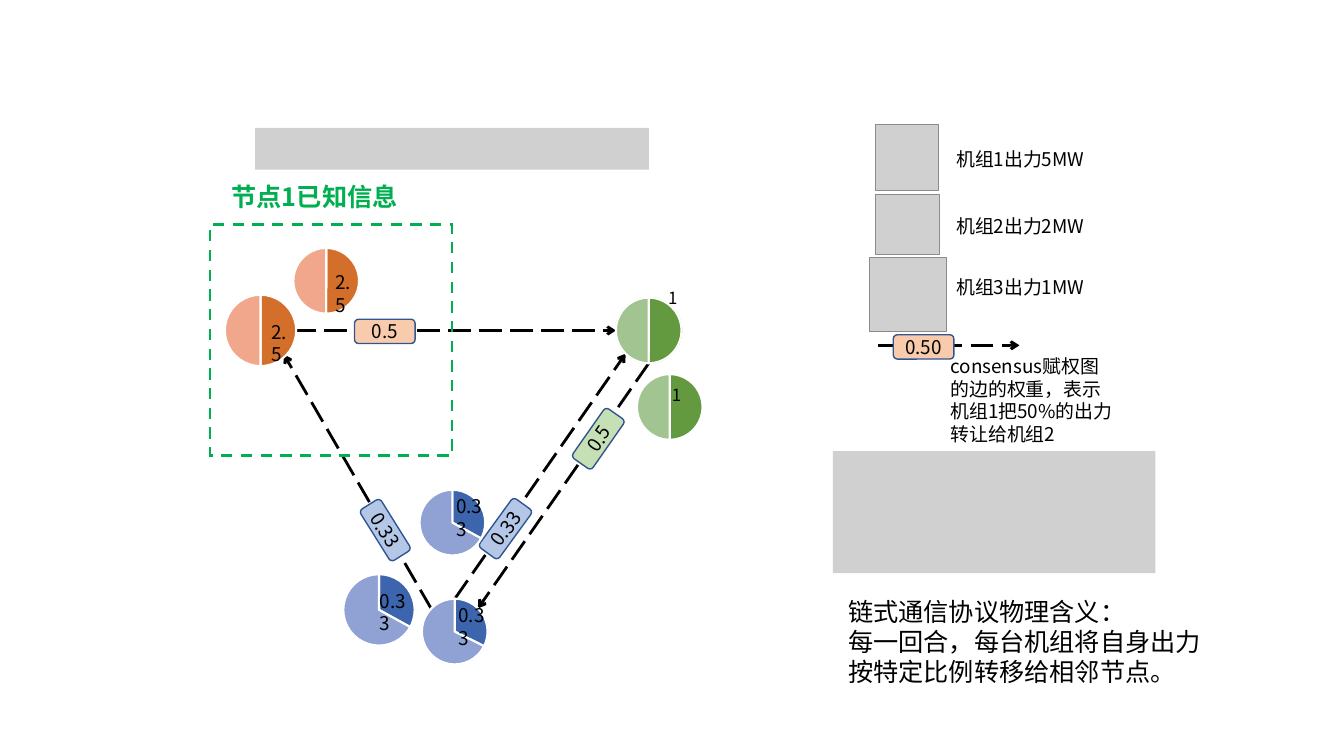
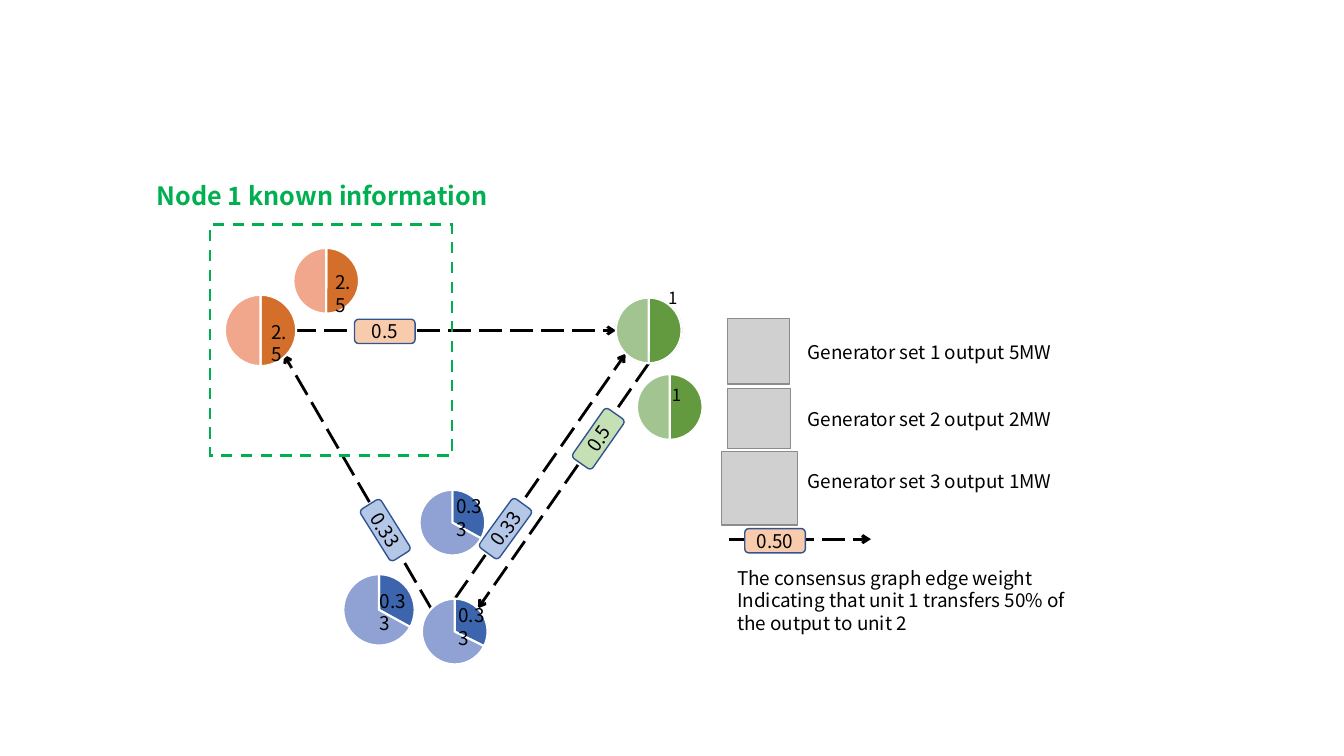
Before and after one commit to TingliangZhang/Misaka-Conference, a slide deck: slide 3 of figures/Illustration.pptx. Drawn at 1344x756 pixels with LibreOffice and Linux fonts; fonts in the diff are those of the drawing; grey boxes stand for pictures. Boxes give left, top, right and bottom in pixels: in the first picture for what was removed or moved away, otherwise in the second. Text is boxed around its words. In the diff, an @@ line names an element or a change of style, - is before the commit and + after.

Commit message:
PPT

```diff
--- a/figures/Illustration.pptx
+++ b/figures/Illustration.pptx
@@ picture removed at (x1=255, y1=128, x2=649, y2=170) @@
@@ text removed at (x1=956, y1=150, x2=1084, y2=168) @@
-机组1出力5MW
@@ text at (x1=157, y1=184, x2=488, y2=206): text changed @@
-节点1已知信息
+Node 1 known information
@@ text removed at (x1=956, y1=217, x2=1084, y2=235) @@
-机组2出力2MW
@@ text removed at (x1=956, y1=278, x2=1084, y2=296) @@
-机组3出力1MW
@@ text added at (x1=808, y1=345, x2=1051, y2=364), 13.5 pt, text #000000 @@
+Generator set 1 output 5MW
@@ text removed at (x1=951, y1=380, x2=1113, y2=443) @@
-consensus赋权图的边的权重，表示机组1把50%的出力转让给机组2
@@ text added at (x1=808, y1=412, x2=1051, y2=431), 13.5 pt, text #000000 @@
+Generator set 2 output 2MW
@@ text added at (x1=808, y1=474, x2=1051, y2=493), 13.5 pt, text #000000 @@
+Generator set 3 output 1MW
@@ picture removed at (x1=833, y1=451, x2=1155, y2=573) @@
@@ 3 pictures, 1 rounded rectangle, 1 arrow moved together from (x1=870, y1=125, x2=1019, y2=359) to (x1=721, y1=319, x2=871, y2=553) @@
@@ text added at (x1=737, y1=570, x2=1065, y2=635), 13.5 pt, text #000000 @@
+The consensus graph edge weight
+Indicating that unit 1 transfers 50% of the output to unit 2
@@ text removed at (x1=848, y1=599, x2=1201, y2=683) @@
-链式通信协议物理含义：
-每一回合，每台机组将自身出力按特定比例转移给相邻节点。
```
Also in this commit, not shown: 1 other slide changed, 5 other files.
